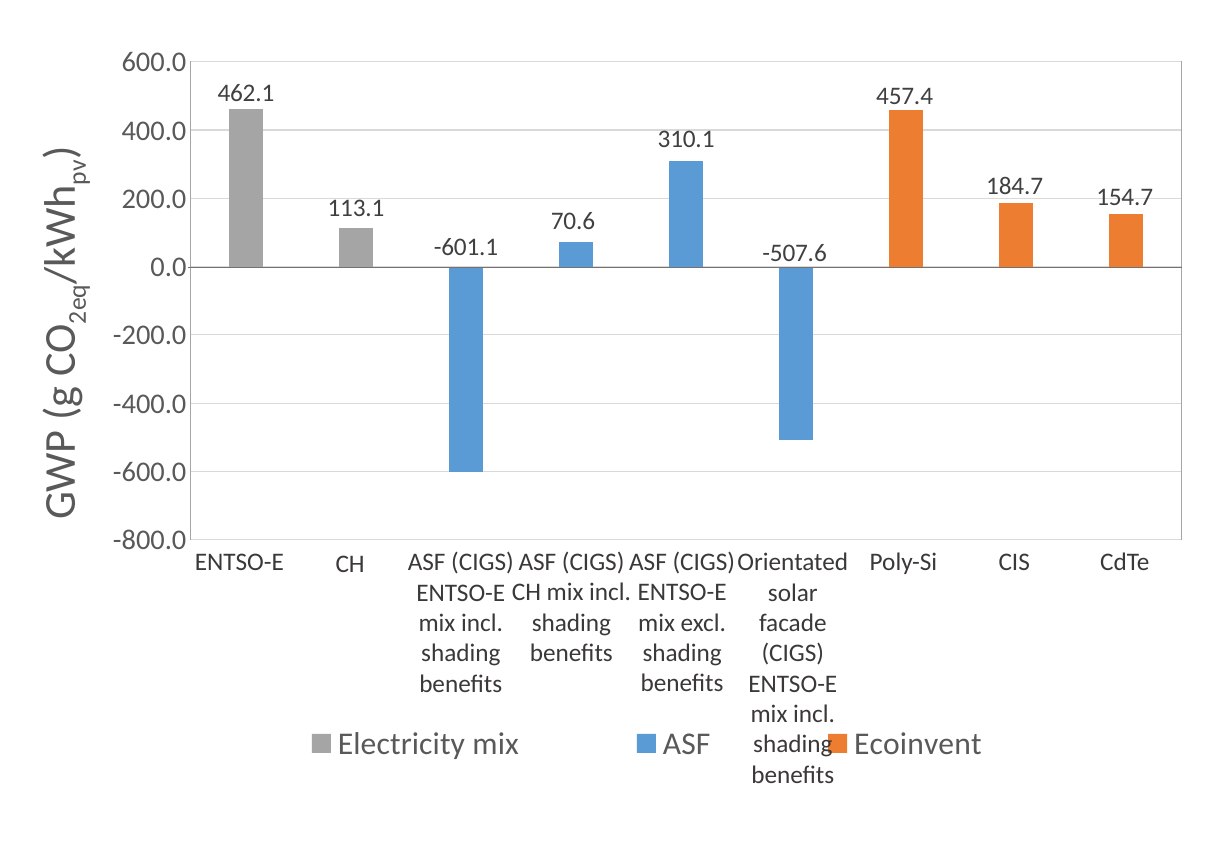
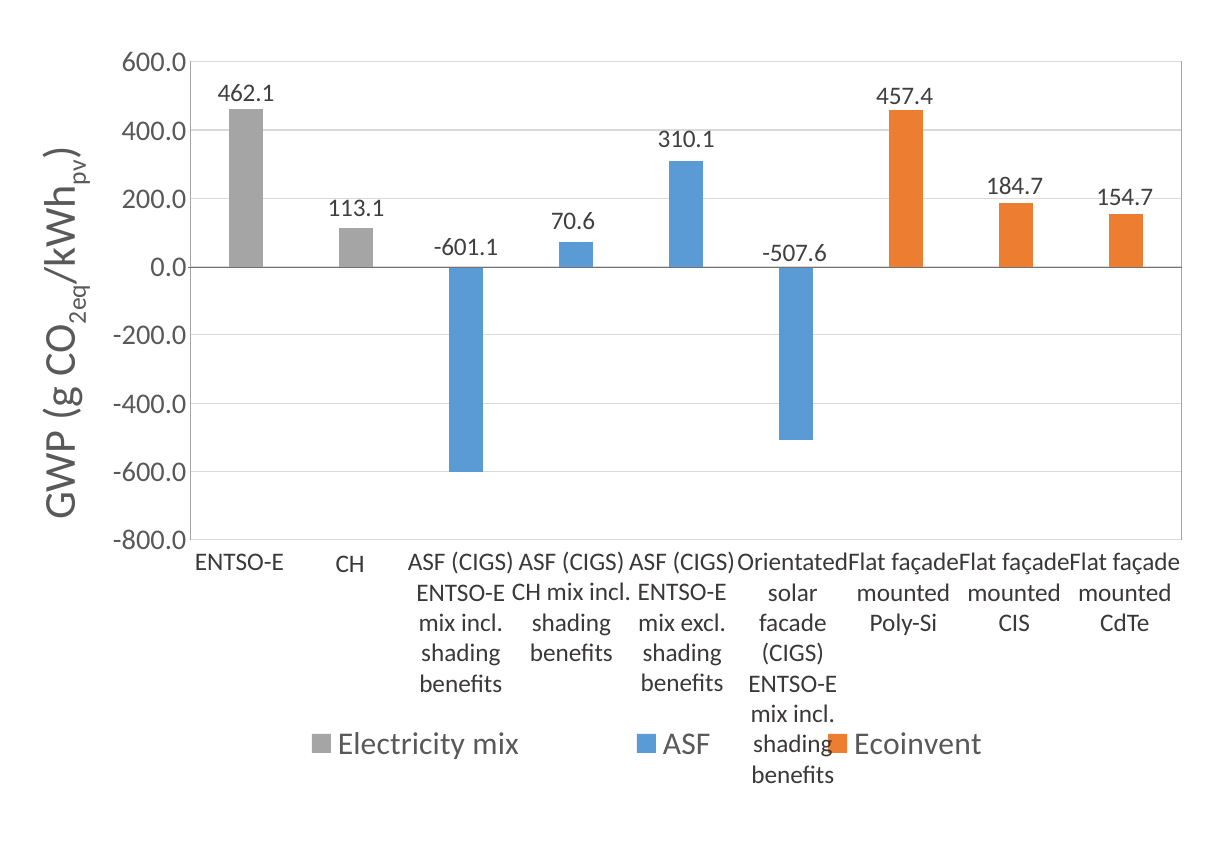
Before and after one commit to architecture-building-systems/LCA_Paper, a slide deck: slide 18 of elsarticle/Images/Thesis charts.pptx. Drawn at 1232x853 pixels with LibreOffice and Linux fonts; fonts in the diff are those of the drawing. Boxes give left, top, right and bottom in pixels: in the first picture for what was removed or moved away, otherwise in the second. Text is boxed around its words. In the diff, an @@ line names an element or a change of style, - is before the commit and + after.

```diff
--- a/elsarticle/Images/Thesis charts.pptx
+++ b/elsarticle/Images/Thesis charts.pptx
@@ column stacked chart at [27, 42, 1204, 775] @@
@@ data labels of ASF changed @@
@@ text at [848, 552, 959, 635]: text changed @@
-Poly-Si
+Flat façade mounted Poly-Si
@@ text at [959, 552, 1070, 631]: text changed @@
-CIS
+Flat façade mounted CIS
@@ text at [1069, 552, 1181, 631]: text changed @@
-CdTe
+Flat façade mounted CdTe
```
Also in this commit, not shown: 1 other slide changed, 3 other files.
